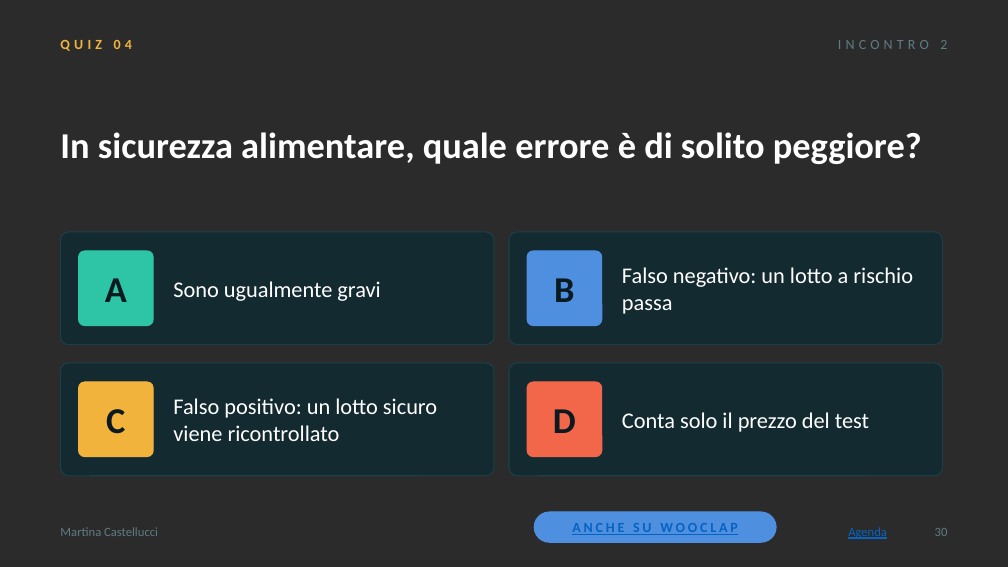
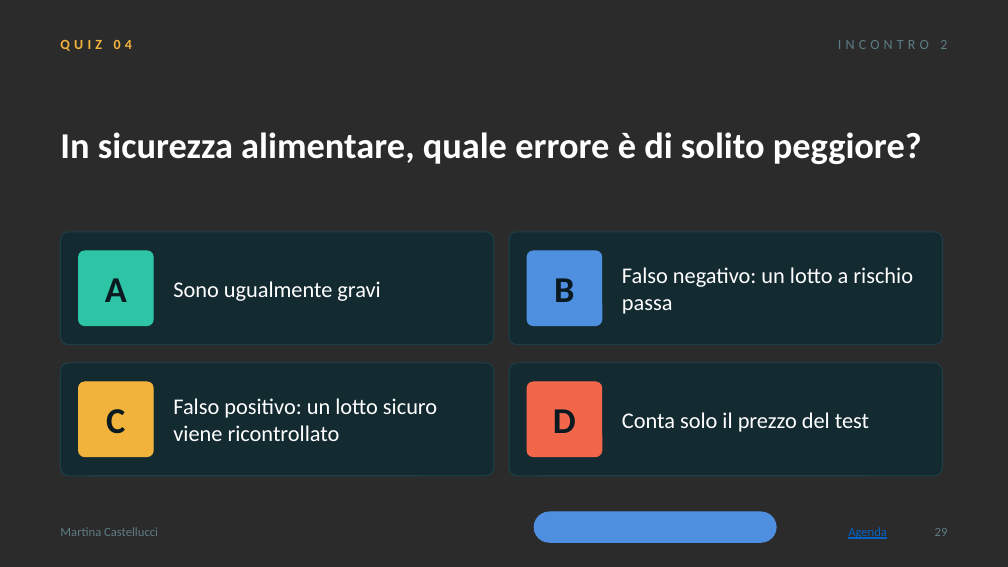
Before and after one commit to Martinaa1408/liceo-ferrari-bioinformatics, a slide deck: slide 29 of slides/Incontro_2_IT.pptx (slide 30 before the commit). Drawn at 1008x567 pixels with LibreOffice and Linux fonts; fonts in the diff are those of the drawing; background and template pictures are left out; a plain dark background stands for a picture behind light text. Boxes give left, top, right and bottom in pixels: in the first picture for what was removed or moved away, otherwise in the second. Text is boxed around its words. In the diff, an @@ line names an element or a change of style, - is before the commit and + after.

```diff
--- a/slides/Incontro_2_IT.pptx
+++ b/slides/Incontro_2_IT.pptx
@@ text removed at box(572, 523, 737, 535) @@
-ANCHE SU WOOCLAP
@@ text at box(935, 528, 948, 536): text changed @@
-30
+29
```
Also in this commit, not shown: 39 other slides changed, 1 slide removed, 2 other files.
